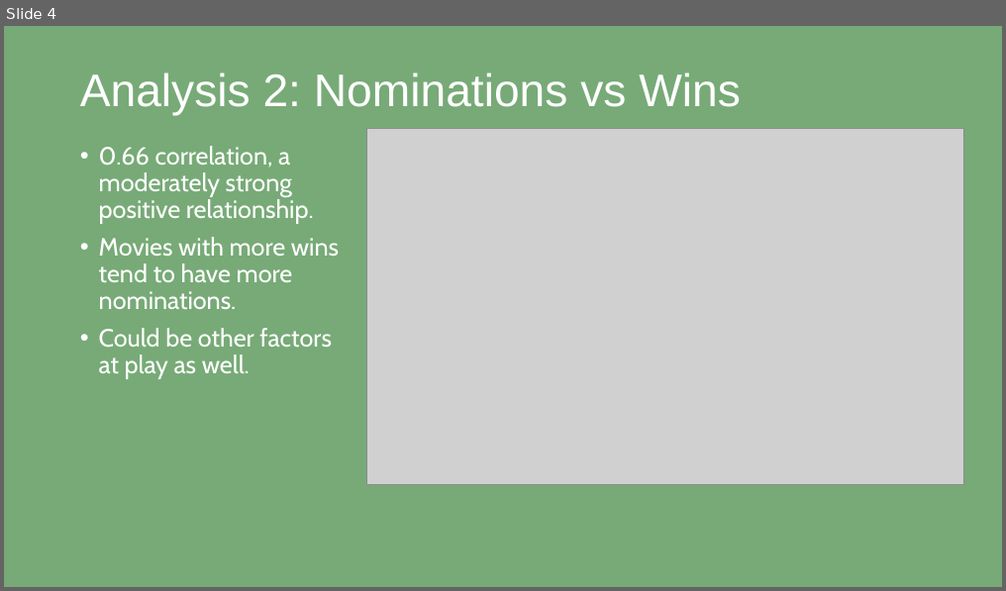
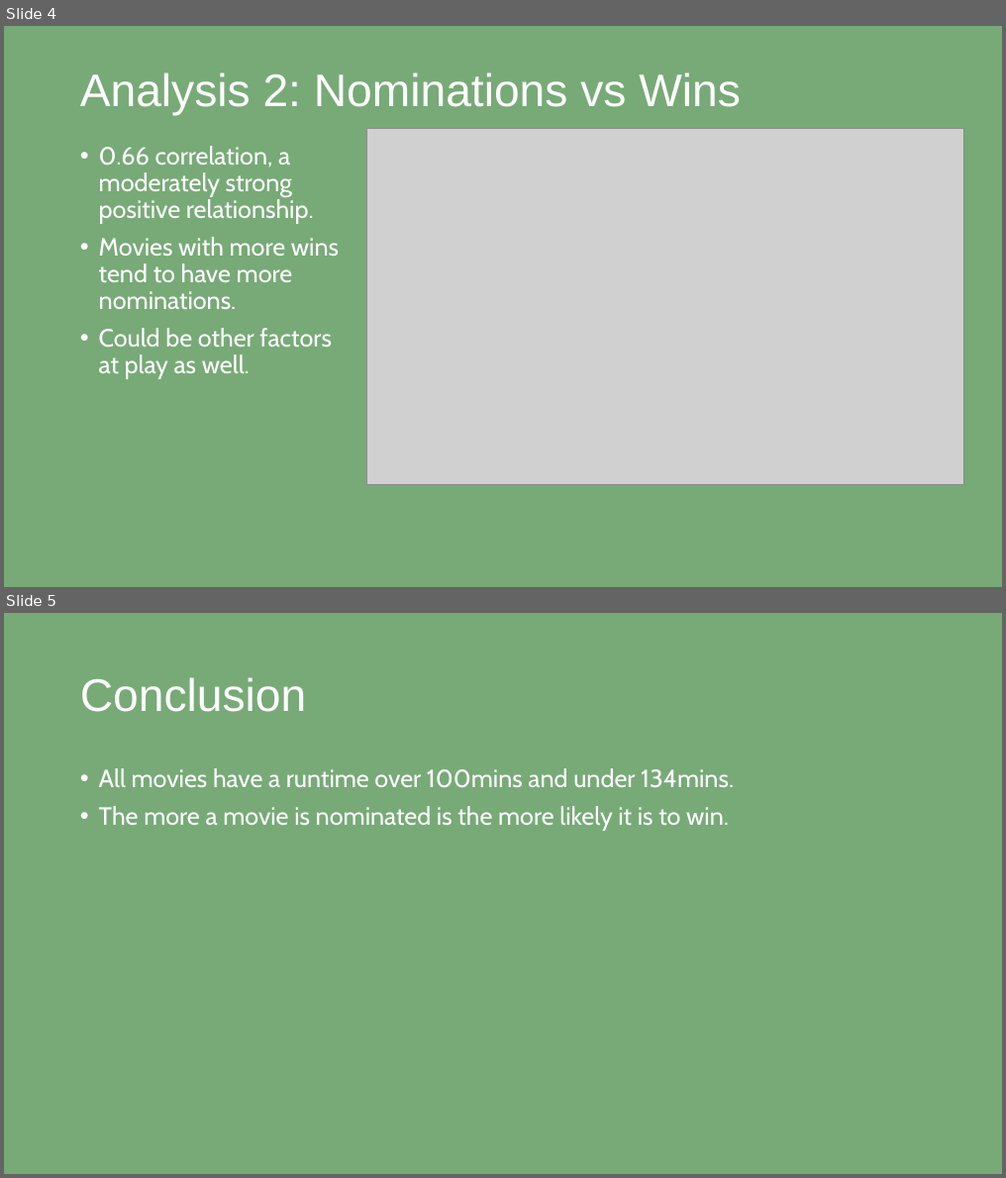
Before and after one commit to dtoshm/data_project_eight, a slide deck: movie_presentation.pptx. Shown one above the other, each under a label of ours: slide 4 before the commit, slides 4 and 5 after it. The pictures are 1006x591 and 1006x1178 pixels, drawn with LibreOffice and Linux fonts; fonts in the diff are those of the drawing; grey boxes stand for pictures. Boxes give left, top, right and bottom in pixels: in the first picture for what was removed or moved away, otherwise in the second. Text is boxed around its words. In the diff, an @@ line names an element or a change of style, - is before the commit and + after.

```diff
--- a/movie_presentation.pptx
+++ b/movie_presentation.pptx
@@ slide 5 added at bbox=[4, 613, 1002, 1174], background #77AA77 @@
@@ title added at bbox=[80, 677, 306, 712], 44 pt, text #FFFFFF @@
+Conclusion
@@ text added at bbox=[99, 768, 734, 831], 24 pt, text #FFFFFF @@
+• All movies have a runtime over 100mins and under 134mins.
+• The more a movie is nominated is the more likely it is to win.
```
Also in this commit, not shown: 1 slide removed, 1 other file.
